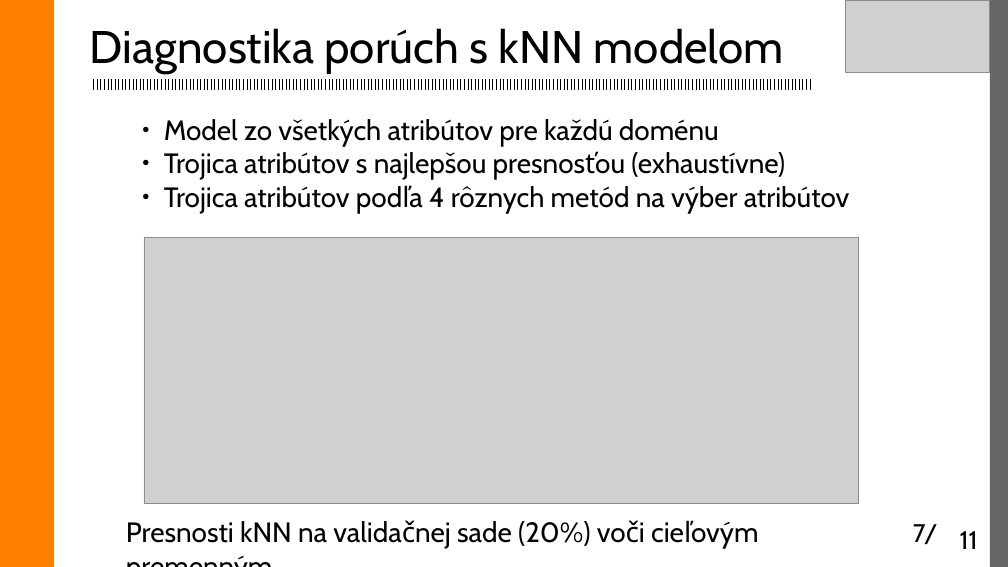
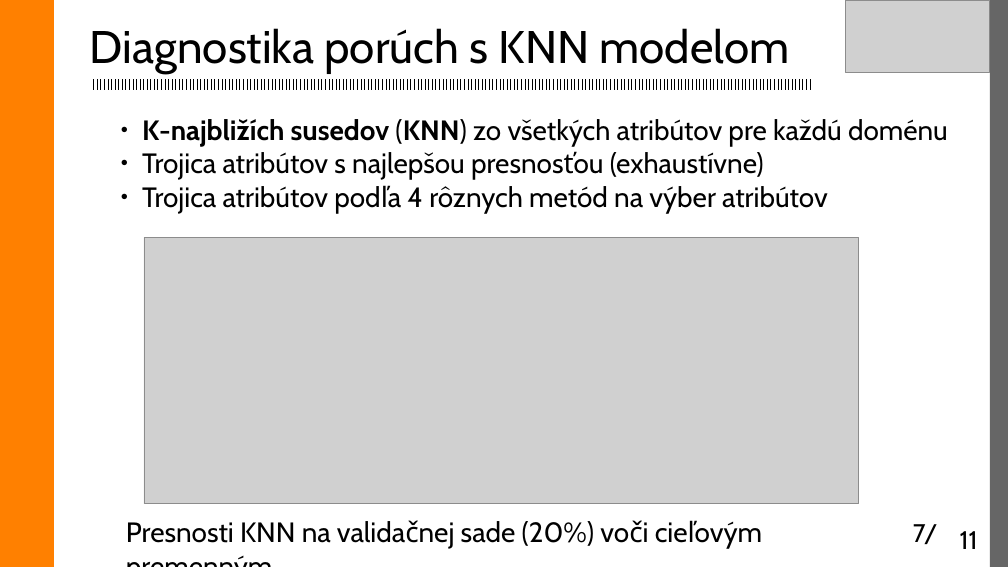
Before and after one commit to etakerim/masters-thesis, a slide deck: slide 7 of defense/DP2-obhajoba.odp. Drawn at 1008x567 pixels with LibreOffice and Linux fonts; fonts in the diff are those of the drawing; grey boxes stand for pictures. Boxes give left, top, right and bottom in pixels: in the first picture for what was removed or moved away, otherwise in the second. Text is boxed around its words. In the diff, an @@ line names an element or a change of style, - is before the commit and + after.

```diff
--- a/defense/DP2-obhajoba.odp
+++ b/defense/DP2-obhajoba.odp
@@ title at (x1=90, y1=28, x2=790, y2=75): text changed @@
-Diagnostika porúch s kNN modelom
+Diagnostika porúch s KNN modelom
@@ text "K-najbližích susedov (KNN) zo všetkých ..." moved from (x1=164, y1=119, x2=850, y2=213) to (x1=142, y1=119, x2=948, y2=213) @@
@@ text at (x1=142, y1=119, x2=948, y2=146): text changed @@
-● Model zo všetkých atribútov pre každú doménu
+● K-najbližích susedov (KNN) zo všetkých atribútov pre každú doménu
@@ title at (x1=126, y1=521, x2=595, y2=546): text changed @@
-Presnosti kNN na validačnej sade (20%) voči cieľovým premenným
+Presnosti KNN na validačnej sade (20%) voči cieľovým premenným
```
Also in this commit, not shown: 6 other slides changed, 21 other files.
